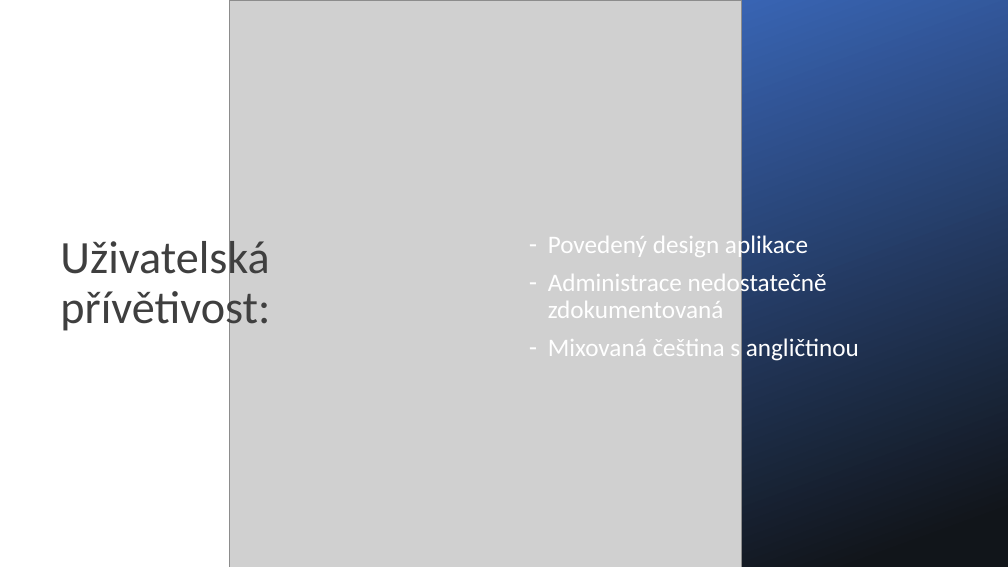
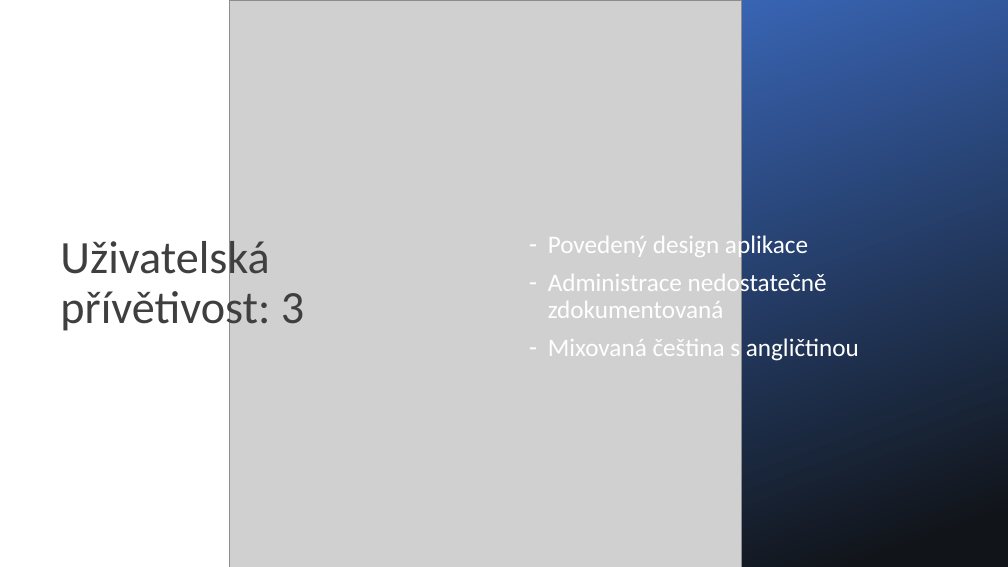
Before and after one commit to grenade-vspj/grenade_skolni-projekt, a slide deck: slide 7 of Dokumenty/Oponentura/Hodnocení týmu Kostello.pptx. Drawn at 1008x567 pixels with LibreOffice and Linux fonts; fonts in the diff are those of the drawing; grey boxes stand for pictures. Boxes give left, top, right and bottom in pixels: in the first picture for what was removed or moved away, otherwise in the second. Text is boxed around its words. In the diff, an @@ line names an element or a change of style, - is before the commit and + after.

```diff
--- a/Dokumenty/Oponentura/Hodnocení týmu Kostello.pptx
+++ b/Dokumenty/Oponentura/Hodnocení týmu Kostello.pptx
@@ title at <box>60,235,304,334</box>: text changed @@
-Uživatelská přívětivost:
+Uživatelská přívětivost: 3
```
Also in this commit, not shown: 6 other slides changed, 1 other file.
